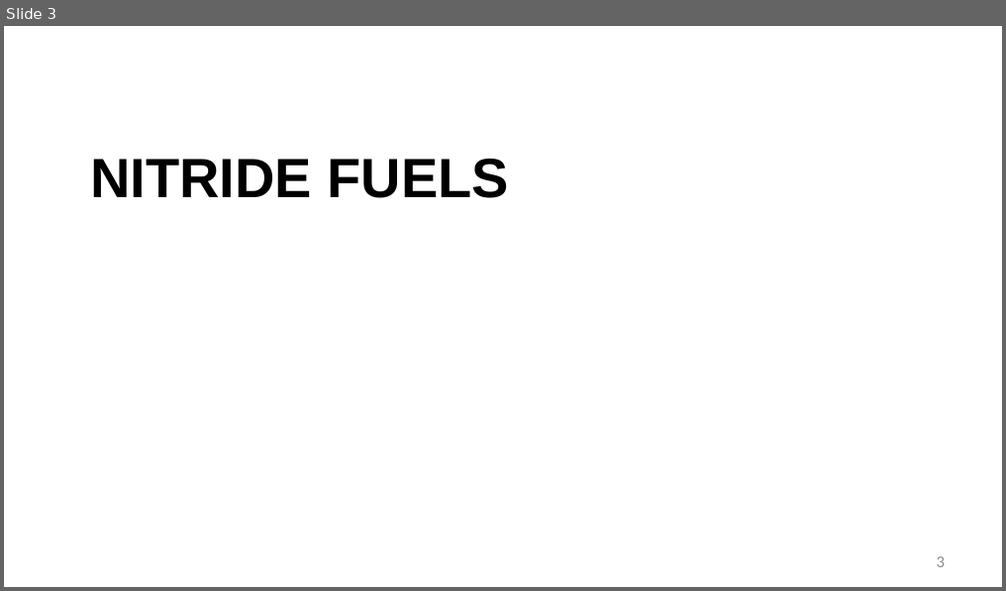
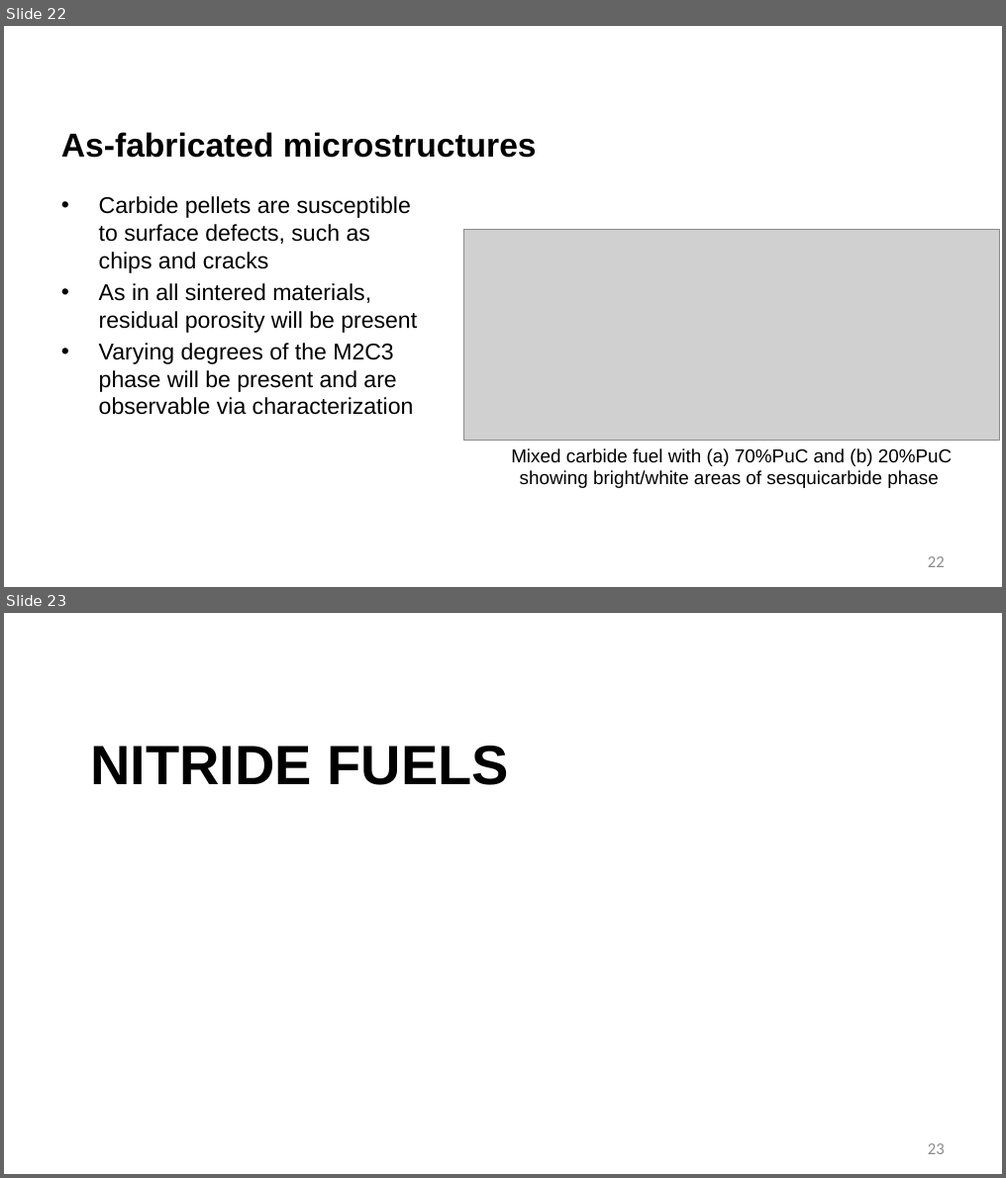
Before and after one commit to benbeeler/TEACHING, a slide deck: Advanced Reactor Materials/Fall2025/Lec16_carbide_nitride.pptx. Shown one above the other, each under a label of ours: slide 3 before the commit, slides 22 and 23 after it. The pictures are 1006x591 and 1006x1178 pixels, drawn with LibreOffice and Linux fonts; fonts in the diff are those of the drawing; grey boxes stand for pictures; background and template pictures are left out. Boxes give left, top, right and bottom in pixels: in the first picture for what was removed or moved away, otherwise in the second. Text is boxed around its words. In the diff, an @@ line names an element or a change of style, - is before the commit and + after.

```diff
--- a/Advanced Reactor Materials/Fall2025/Lec16_carbide_nitride.pptx
+++ b/Advanced Reactor Materials/Fall2025/Lec16_carbide_nitride.pptx
@@ slide 22 added at [4, 26, 1002, 587], background #FFFFFF @@
@@ title added at [61, 132, 537, 158], 32 pt, text #000000, bold @@
+As-fabricated microstructures
@@ text added at [99, 196, 417, 415], 22 pt, text #000000 @@
+• Carbide pellets are susceptible to surface defects, such as chips and cracks
+• As in all sintered materials, residual porosity will be present
+• Varying degrees of the M2C3 phase will be present and are observable via characterization
@@ picture added at [463, 230, 1000, 441] @@
@@ text added at [511, 449, 952, 488], 18 pt, text #000000 @@
+Mixed carbide fuel with (a) 70%PuC and (b) 20%PuC showing bright/white areas of sesquicarbide phase
@@ page number added at [928, 557, 944, 568], 16 pt, text #8C8C8C @@
+22
@@ what was slide 3 is now slide 23 @@
@@ page number at [928, 1144, 944, 1155]: text changed @@
-3
+23
```
Also in this commit, not shown: 2 slides changed, 18 other slides added, 7 slides removed, 15 other files.
